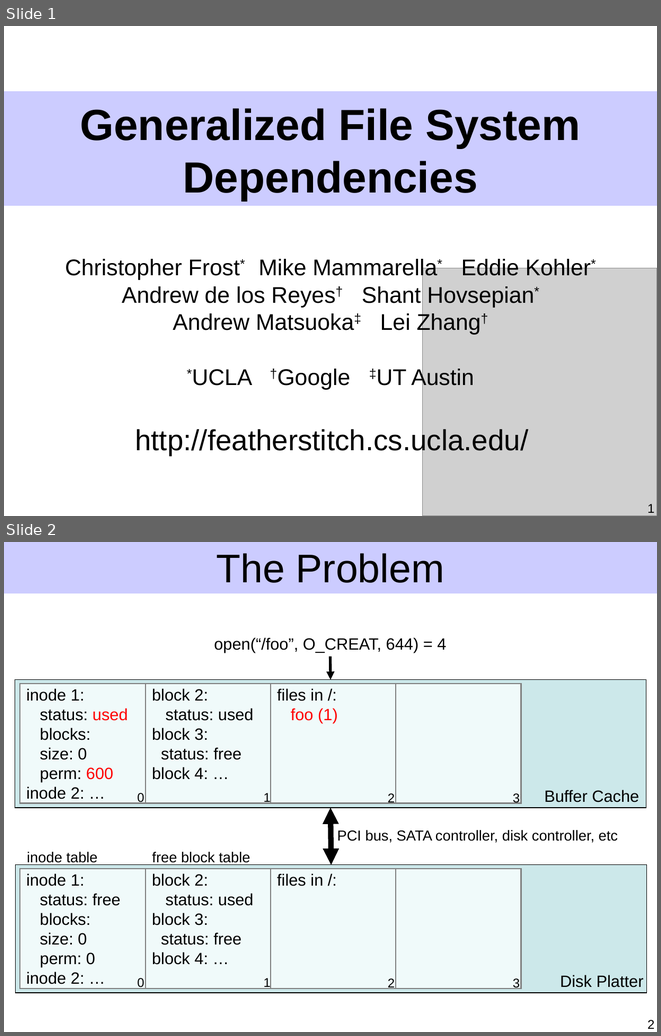
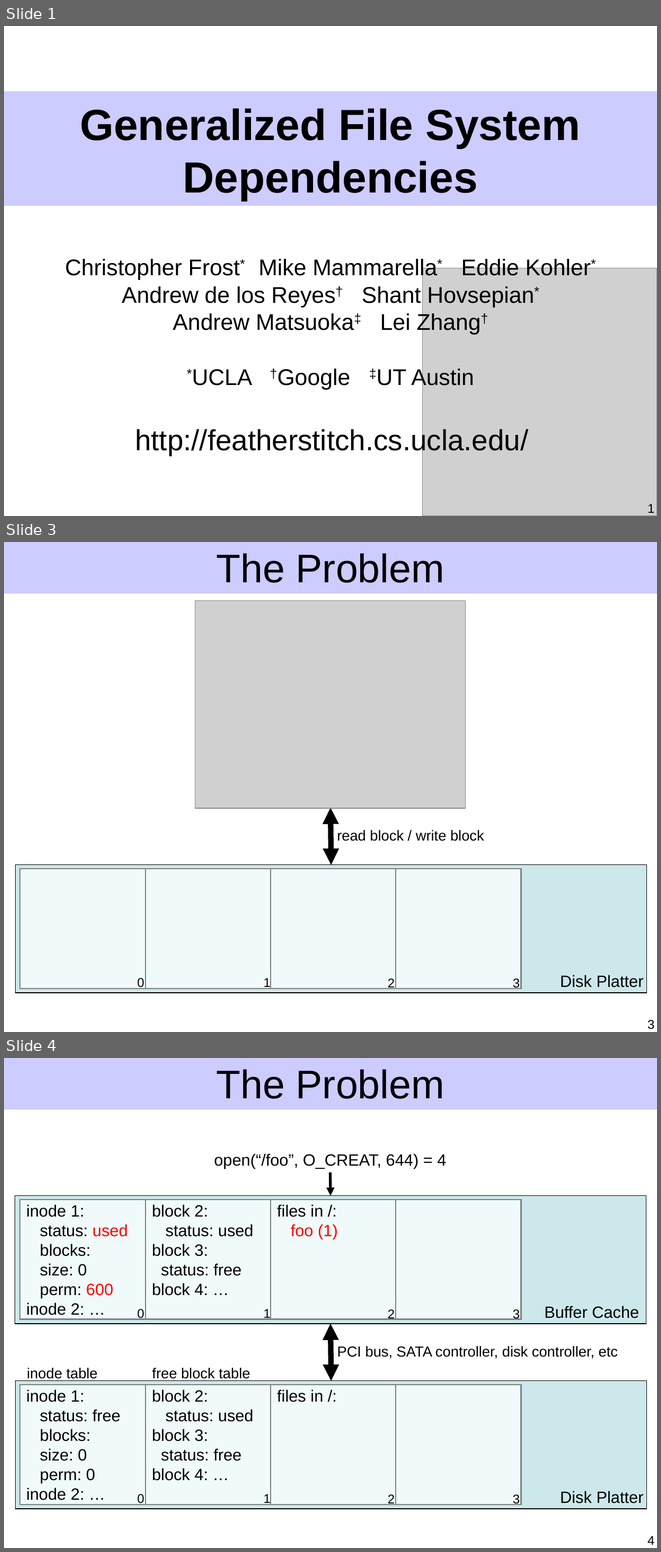
Before and after one commit to ucla-readable/fstitch-doc, a slide deck: sosp/pres.ppt. Shown one above the other, each under a label of ours: slides 1 and 2 before the commit, slides 1, 3 and 4 after it; the slides between them are not shown. The pictures are 661x1036 and 661x1552 pixels, drawn with LibreOffice and Linux fonts; fonts in the diff are those of the drawing; grey boxes stand for pictures. Boxes give left, top, right and bottom in pixels: in the first picture for what was removed or moved away, otherwise in the second. Text is boxed around its words. In the diff, an @@ line names an element or a change of style, - is before the commit and + after.

```diff
--- a/sosp/pres.ppt
+++ b/sosp/pres.ppt
@@ slide 3 added at (4, 542, 657, 1032), background #FFFFFF; not listed: 1 template element that a slide beside it also shows @@
@@ title added at (216, 553, 444, 583), 44 pt, text #000000 @@
+The Problem
@@ picture added at (195, 601, 466, 809) @@
@@ double arrow added from (330, 808) to (331, 865), #000000 6.01 pt @@
@@ text added at (337, 830, 484, 841), 16 pt, text #000000 @@
+read block / write block
@@ rectangle added at (16, 865, 647, 992), fill #CCE8EA, outline #000000 0.74 pt @@
@@ rectangle added at (20, 868, 145, 988), fill #F0FAFA, outline #808080 1.5 pt @@
@@ rectangle added at (146, 868, 271, 988), fill #F0FAFA, outline #808080 1.5 pt @@
@@ rectangle added at (271, 868, 396, 988), fill #F0FAFA, outline #808080 1.5 pt @@
@@ rectangle added at (396, 868, 521, 988), fill #F0FAFA, outline #808080 1.5 pt @@
@@ text added at (137, 978, 144, 989), 14 pt, text #000000 @@
+0
@@ text added at (264, 977, 271, 989), 14 pt, text #000000 @@
+1
@@ text added at (388, 978, 395, 989), 14 pt, text #000000 @@
+2
@@ text added at (513, 978, 520, 989), 14 pt, text #000000 @@
+3
@@ text added at (560, 974, 644, 987), 18 pt, text #000000 @@
+Disk Platter
@@ page number added at (647, 1020, 654, 1029), 14 pt, text #000000 @@
+3
@@ what was slide 2 is now slide 4 @@
@@ page number at (647, 1536, 654, 1545): text changed @@
-2
+4
```
Also in this commit, not shown: 10 slides changed, 1 other slide added, 4 slides removed.
